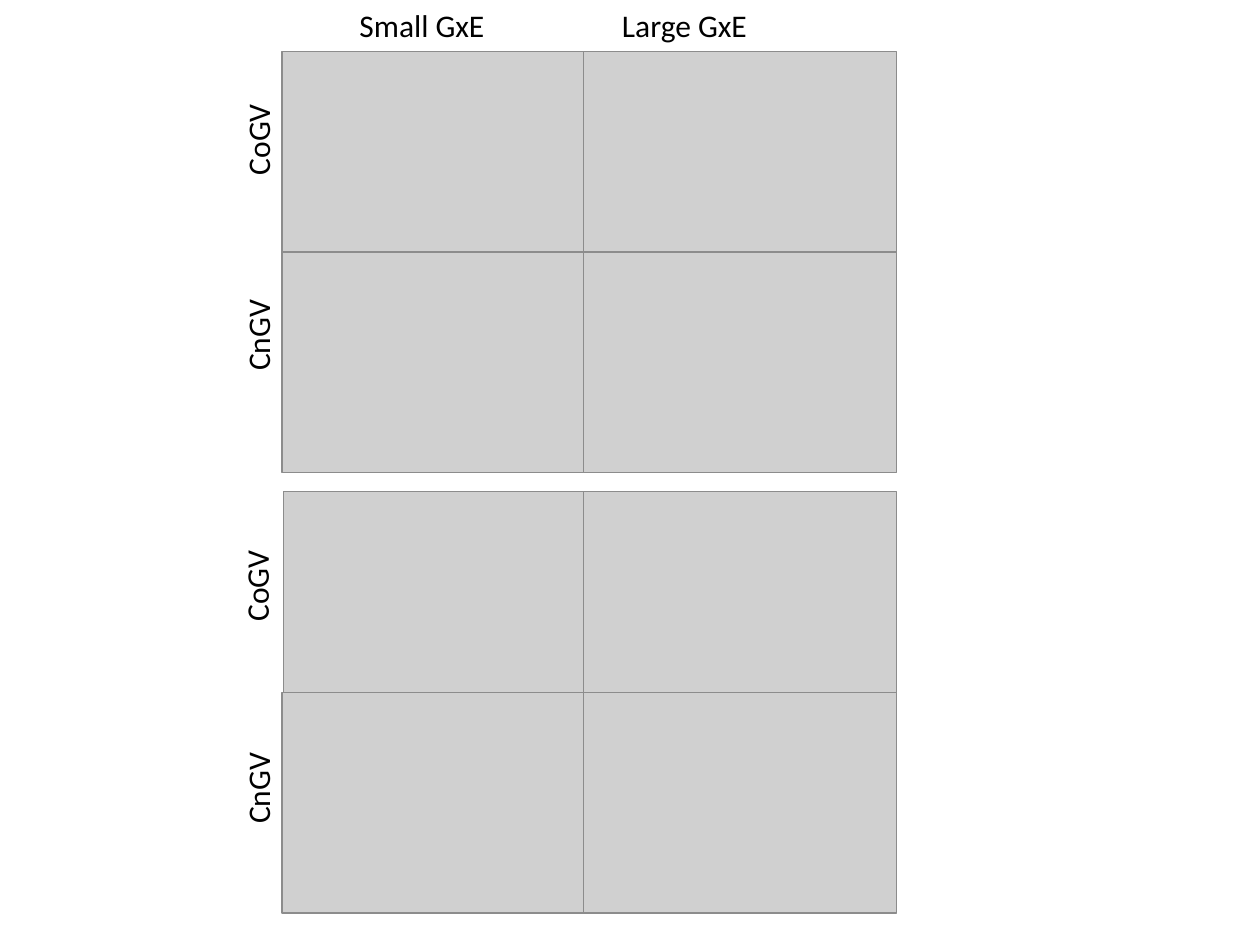
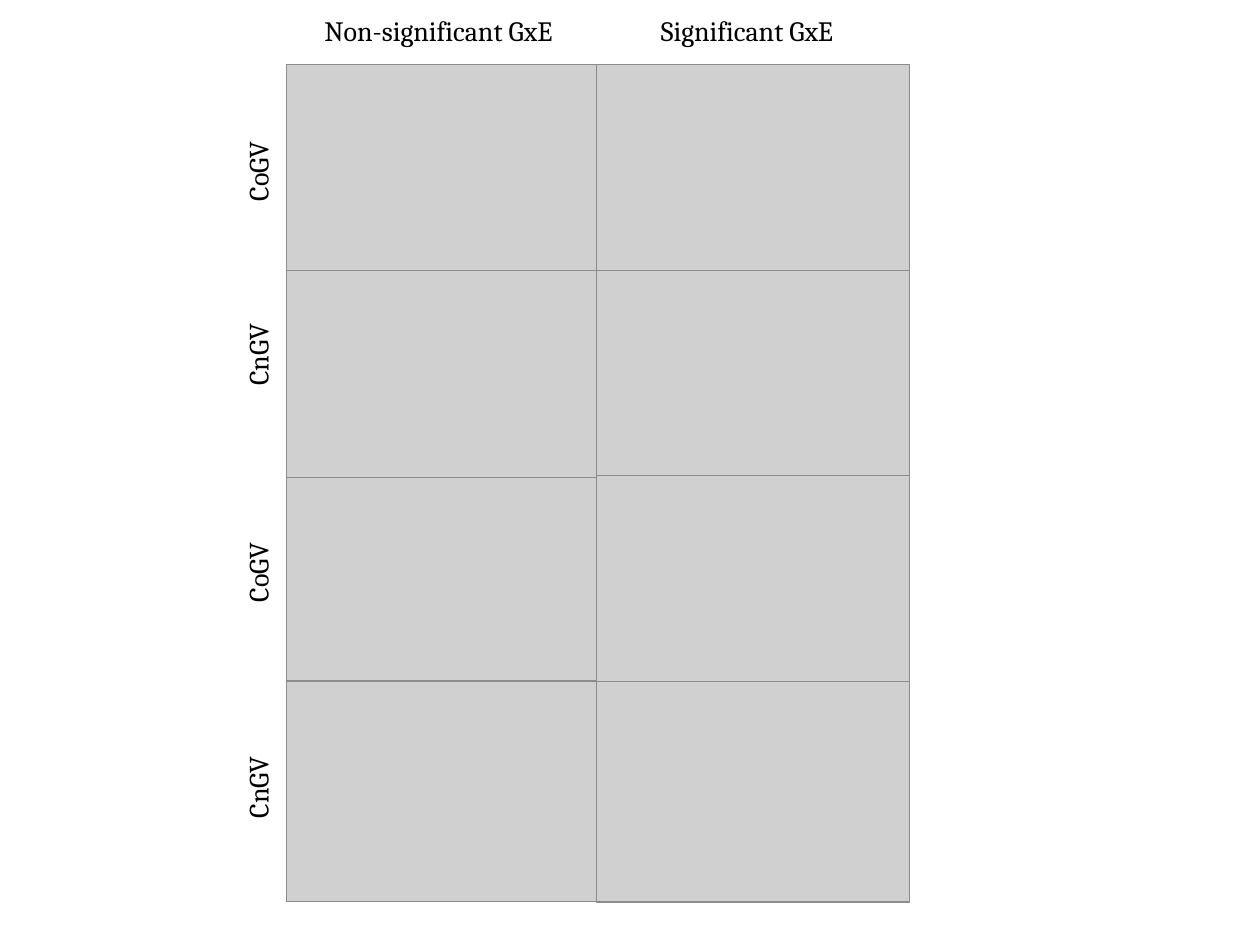
Before and after one commit to RCN-ECS/CnGV, a slide deck: slide 1 of results/Simulation_10.10.2020/PhenotypePanel.pptx. Drawn at 1260x945 pixels with LibreOffice and Linux fonts; fonts in the diff are those of the drawing; grey boxes stand for pictures. Boxes give left, top, right and bottom in pixels: in the first picture for what was removed or moved away, otherwise in the second. Text is boxed around its words. In the diff, an @@ line names an element or a change of style, - is before the commit and + after.

```diff
--- a/results/Simulation_10.10.2020/PhenotypePanel.pptx
+++ b/results/Simulation_10.10.2020/PhenotypePanel.pptx
@@ text at (x1=324, y1=21, x2=553, y2=47): text changed; size 18 to 16 pt; font Calibri to Cambria @@
-Small GxE
+Non-significant GxE
@@ text at (x1=661, y1=21, x2=833, y2=47): text changed; size 18 to 16 pt; font Calibri to Cambria @@
-Large GxE
+Significant GxE
@@ picture moved from (x1=282, y1=52, x2=596, y2=272) to (x1=286, y1=64, x2=600, y2=285) @@
@@ picture moved from (x1=583, y1=52, x2=897, y2=272) to (x1=596, y1=64, x2=910, y2=285) @@
@@ size 18 to 16 pt, font Calibri to Cambria in 4 elements at (x1=239, y1=763, x2=275, y2=817), (x1=239, y1=330, x2=275, y2=384), (x1=239, y1=548, x2=275, y2=601), (x1=239, y1=147, x2=275, y2=200) @@
@@ text "CoGV" moved from (x1=240, y1=111, x2=278, y2=173) to (x1=239, y1=147, x2=275, y2=200) @@
@@ text "CnGV" moved from (x1=240, y1=307, x2=278, y2=369) to (x1=239, y1=330, x2=275, y2=384) @@
@@ picture moved from (x1=282, y1=252, x2=596, y2=472) to (x1=286, y1=271, x2=600, y2=491) @@
@@ picture moved from (x1=583, y1=252, x2=897, y2=472) to (x1=596, y1=271, x2=910, y2=491) @@
@@ picture moved from (x1=284, y1=491, x2=597, y2=712) to (x1=286, y1=478, x2=600, y2=698) @@
@@ picture moved from (x1=583, y1=491, x2=897, y2=712) to (x1=596, y1=475, x2=910, y2=696) @@
@@ text "CoGV" moved from (x1=239, y1=558, x2=277, y2=620) to (x1=239, y1=548, x2=275, y2=601) @@
@@ picture moved from (x1=282, y1=693, x2=596, y2=914) to (x1=286, y1=682, x2=600, y2=902) @@
@@ picture moved from (x1=583, y1=693, x2=897, y2=914) to (x1=596, y1=682, x2=910, y2=902) @@
```
Also in this commit, not shown: 10 other files.
